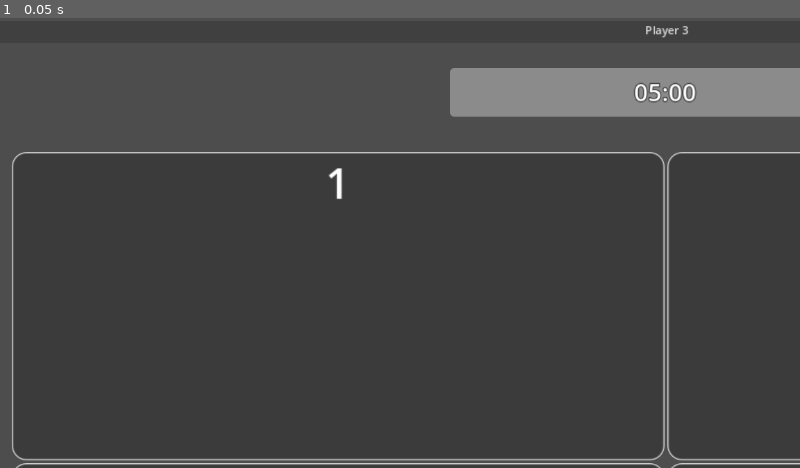
Above: before the commit, frame 1.
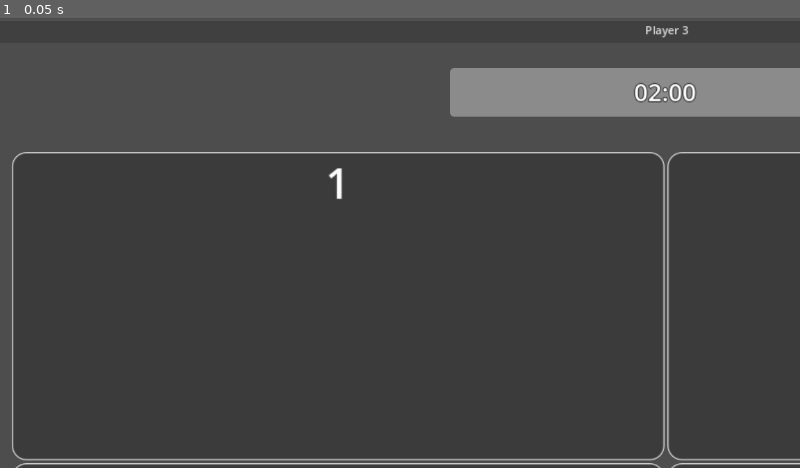
Above: after the commit, the same moment.

Repository: AsperTheDog/Shapzles
Game: Godot game, scene res://Scenes/Main.tscn
The game is run twice, just before and just after one commit, with the same random seed, the same clock (stepped at 60 frames per second) and the same inputs.
Inputs:
- Up to frame 1 (0.05 s): no input

The runs differ from the first frame. In frame 1, less than 0.1% of the frame differs, in the area x 81-83%, y 14-19%.

Commit message:
Added effects to the countdown

Diff:
--- a/GDProject/Scenes/Main.tscn
+++ b/GDProject/Scenes/Main.tscn
@@ -23,6 +23,7 @@
 [node name="Node" type="Node"]
 script = ExtResource("1_6gg47")
 timeBarGradient = SubResource("Gradient_wq0g2")
+progressAlertColor = Color(1, 0.368627, 0.301961, 1)
 
 [node name="P1" type="Window" parent="."]
 title = "Player 1"
--- a/GDProject/Scenes/P1.tscn
+++ b/GDProject/Scenes/P1.tscn
@@ -1,9 +1,9 @@
-[gd_scene load_steps=9 format=3 uid="uid://ct8tdw87yo47l"]
+[gd_scene load_steps=8 format=3 uid="uid://ct8tdw87yo47l"]
 
 [ext_resource type="Script" path="res://Scripts/P1.gd" id="1_2py76"]
 [ext_resource type="Texture2D" uid="uid://dfrkm7bxhru5q" path="res://UI Icons/iconmonstr-arrow-24.svg" id="2_hixht"]
-[ext_resource type="Texture2D" uid="uid://dcr5u2uqe2l4i" path="res://Symbols/UI-Map.png" id="3_fbyto"]
 [ext_resource type="Texture2D" uid="uid://cyisu4mxvdefl" path="res://UI Icons/Heart.svg" id="4_njyl5"]
+[ext_resource type="Texture2D" uid="uid://3wu6i1dn3v37" path="res://Symbols/PuzzleACircle.svg" id="4_q6sl4"]
 [ext_resource type="PackedScene" uid="uid://tqejvwjmwiyo" path="res://Scenes/Notification.tscn" id="5_gxi6r"]
 
 [sub_resource type="StyleBoxFlat" id="StyleBoxFlat_sutm2"]
@@ -24,10 +24,6 @@
 border_color = Color(1, 1, 1, 1)
 border_blend = true
 
-[sub_resource type="AtlasTexture" id="AtlasTexture_thlnk"]
-atlas = ExtResource("3_fbyto")
-region = Rect2(768, 227, 199, 199)
-
 [node name="P1" type="Control"]
 layout_mode = 3
 anchors_preset = 15
@@ -36,6 +32,7 @@
 grow_horizontal = 2
 grow_vertical = 2
 script = ExtResource("1_2py76")
+alertColor = Color(1, 0.435294, 0.368627, 1)
 
 [node name="MainLayer" type="CanvasLayer" parent="."]
 
@@ -170,6 +167,7 @@
 
 [node name="SolutionTexture" type="TextureRect" parent="MainLayer/SolutionContainer"]
 layout_mode = 2
+texture = ExtResource("4_q6sl4")
 expand_mode = 1
 
 [node name="CountdownBar" type="ProgressBar" parent="MainLayer"]
@@ -219,19 +217,6 @@
 bbcode_enabled = true
 text = "[center]Press A to confirm"
 
-[node name="TextureProgressBar" type="TextureProgressBar" parent="MainLayer/RichTextLabel"]
-layout_mode = 1
-anchors_preset = -1
-anchor_right = 0.535
-anchor_bottom = 4.975
-offset_left = 165.0
-offset_top = -40.0
-offset_right = 164.98
-offset_bottom = -39.9997
-scale = Vector2(0.18983, 0.18983)
-fill_mode = 4
-texture_progress = SubResource("AtlasTexture_thlnk")
-
 [node name="HeartContainer" type="HBoxContainer" parent="MainLayer"]
 layout_direction = 2
 anchors_preset = -1
--- a/GDProject/Scripts/GameManager.gd
+++ b/GDProject/Scripts/GameManager.gd
@@ -21,7 +21,7 @@
 
 var maxHealth: int = 3
 var currentHealth: int = maxHealth
-var countdownSeconds: int = 5 * 60
+var countdownSeconds: int = 2 * 60
 @onready var remainingSeconds: float = float(countdownSeconds)
 
 var gameData: Dictionary = preload("res://symbolTable.json").data
@@ -52,6 +52,7 @@
 			Logger.addPuzzle(symbolData[currentLevel][currentPuzzle]['index'], currentLevel)
 
 var isGameWon: bool = false
+var progressAlertColor: Color = Color.WHITE
 
 
 var isGameRunning: bool = false:
@@ -91,6 +92,9 @@
 	var mins := int(remainingSeconds) / 60
 	var seconds := int(remainingSeconds) % 60
 	var newText := ("%02d" % mins) + ":" + ("%02d" % seconds)
+	if mins == 0:
+		var miliseconds: float = (remainingSeconds - floor(remainingSeconds)) * 60
+		newText += ":" + ("%02d" % miliseconds)
 	return newText
 
 
--- a/GDProject/Scripts/Main.gd
+++ b/GDProject/Scripts/Main.gd
@@ -1,8 +1,10 @@
 extends Node
 
 @export var timeBarGradient: Gradient
+@export var progressAlertColor: Color
 
 func _ready():
+	Game.progressAlertColor = progressAlertColor
 	Game.isGameRunning = false
 	Logger.clearedLogs.connect(emptyLogTable)
 
--- a/GDProject/Scripts/P1.gd
+++ b/GDProject/Scripts/P1.gd
@@ -1,11 +1,12 @@
 extends Control
-
 
 var selectedP2: int = 0
 var selectedP3: int = 0
 
 var nextNotifShown: bool = false
 var wrongNotifShown: bool = false
+
+var blinkTween: Tween
 
 
 func _ready():
@@ -20,6 +21,9 @@
 	Game.gameRunStateChanged.connect(onGameRunStateChanged)
 	Game.resetCalled.connect(reset)
 	Game.gameWon.connect(onGameWon)
+	blinkTween = create_tween().set_loops()
+	blinkTween.tween_callback(blinkProgressBar)
+	blinkTween.tween_interval(0.5)
 
 
 func _process(delta):
@@ -88,6 +92,17 @@
 	$MainLayer/CountdownBar.value = Game.remainingSeconds
 
 
+func blinkProgressBar():
+	print("BLINK")
+	if Game.remainingSeconds > 60 or not Game.isGameRunning:
+		$MainLayer/CountdownBar.self_modulate = Color.WHITE
+		return
+	elif $MainLayer/CountdownBar.self_modulate == Color.WHITE:
+		$MainLayer/CountdownBar.self_modulate = Game.progressAlertColor
+	else:
+		$MainLayer/CountdownBar.self_modulate = Color.WHITE
+
+
 func loadLevel():
 	forceDial($MainLayer/LetterDial/VerticalContainer/Dial, Game.Player.P2, 0)
 	forceDial($MainLayer/NumberDial/VerticalContainer/Dial, Game.Player.P3, 0)
@@ -122,6 +137,11 @@
 
 
 func onGameRunStateChanged(value: bool):
+	if not value:
+		blinkProgressBar()
+		blinkTween.pause()
+	else:
+		blinkTween.play()
 	$MainLayer/SolutionContainer/SolutionTexture.visible = value
 	if value:
 		recoverFocus()
--- a/GDProject/Scripts/P2and3.gd
+++ b/GDProject/Scripts/P2and3.gd
@@ -1,5 +1,4 @@
 extends Control
-
 
 @export var player: Game.Player
 
@@ -19,6 +18,8 @@
 	6: 3
 }
 
+var blinkTween: Tween
+
 
 func _ready():
 	$NotificationLayer.hide()
@@ -28,8 +29,11 @@
 	loadLevel()
 	Game.puzzleChanged.connect(loadLevel)
 	Game.timeEnded.connect(onGameLost)
-	Game.gameRunStateChanged.connect(setSymbolsVisibility)
+	Game.gameRunStateChanged.connect(onGameRunStateChanged)
 	Game.resetCalled.connect(reset)
+	blinkTween = create_tween().set_loops()
+	blinkTween.tween_callback(blinkProgressBar)
+	blinkTween.tween_interval(0.5)
 
 
 func assignLabels(lst: Array[String]):
@@ -44,6 +48,17 @@
 func countdownTick(_delta):
 	$MainLayer/CountdownBar/CountDown.text = "[center]" + Game.getStringFromCountdown()
 	$MainLayer/CountdownBar.value = Game.remainingSeconds
+
+
+func blinkProgressBar():
+	print("BLINK")
+	if Game.remainingSeconds > 60 or not Game.isGameRunning:
+		$MainLayer/CountdownBar.self_modulate = Color.WHITE
+		return
+	elif $MainLayer/CountdownBar.self_modulate == Color.WHITE:
+		$MainLayer/CountdownBar.self_modulate = Game.progressAlertColor
+	else:
+		$MainLayer/CountdownBar.self_modulate = Color.WHITE
 
 
 func loadLevel():
@@ -72,7 +87,12 @@
 		symbol.visible = areVibisle
 
 
-func setSymbolsVisibility(value: bool):
+func onGameRunStateChanged(value: bool):
+	if not value:
+		blinkProgressBar()
+		blinkTween.pause()
+	else:
+		blinkTween.play()
 	for symbol in symbols:
 		symbol.get_node("Margin/VBox/SymbolContainer/Symbol").visible = value
 
Not shown, changed: GDProject/Symbols/PuzzleATRiangle.svg.import
Not shown, changed: GDProject/Symbols/PuzzleATRiangleFlipped.svg.import
